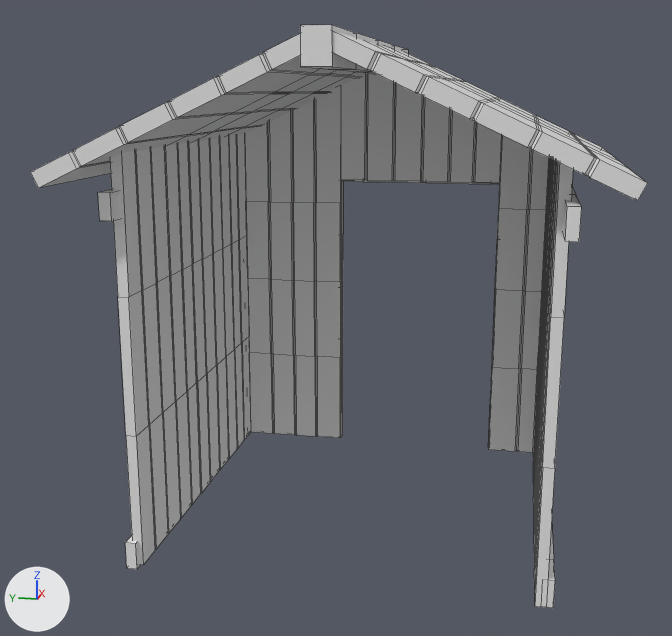
The FBX model Mickey Mouse Garden/Assets/Art/Objects/Shed.fbx: old version first, new version second.
Before and after are seen from a 50 mm camera at (-8.48, -1.42, 4.01) aimed at (-0.03, 0.27, 1.89). Arrows for +X, +Y and +Z are at lower left; the lights stay in place. Mesh edges are drawn as thin lines. Materials are left out; every surface is plain grey.

Names of what the first picture shows: 'Shed'.
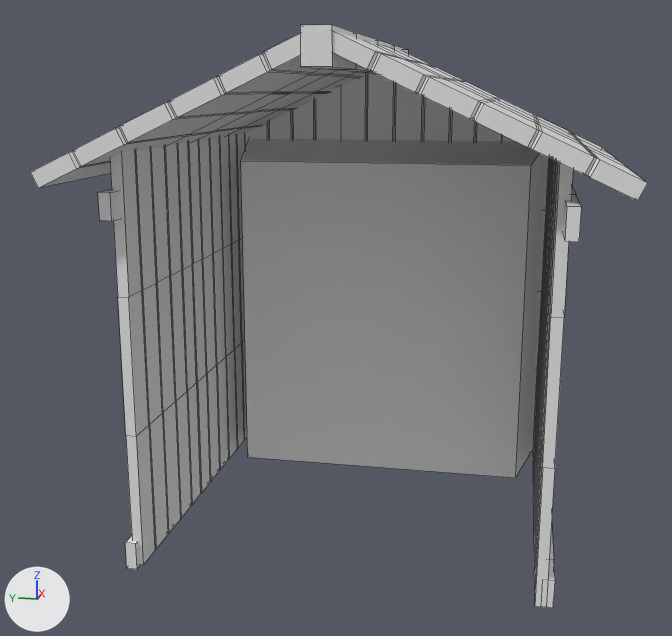
Boxes (x1, y1, x2, y2) around the edits, measured in the pictures (672 x 636 px):
part 1 of me_cube_236, added: after (241, 138, 547, 478)

The change, as a list of edits to the scene's bpy script:
```text
Change me_cube_236:
    where me_cube_236.from_pydata(...)  # 1318 vertices, 1096 faces; spans x -2.01..2.21, y -2.22..2.22, z -0.02..4.43
    used by ob_shed; location = (0.0, 0.0, 0.0)
    verts and faces of me_cube_236; kept vertices keep their numbers, new ones are numbered from 1318
    me_cube_236 part 1
    add verts[1318] = (0.83, 1.44, 0.04)  # pixel (247, 457)
    add verts[1319] = (1.77, 1.62, -0.01)
    add verts[1320] = (0.83, -1.48, 0.04)  # pixel (515, 477)
    add verts[1321] = (1.77, -1.65, -0.01)
    add verts[1322] = (0.83, 1.44, 3.29)  # pixel (240, 160)
    add verts[1323] = (1.77, 1.62, 3.49)
    add verts[1324] = (0.83, -1.48, 3.29)  # pixel (531, 165)
    add verts[1325] = (1.77, -1.65, 3.49)
    add faces += [(1320, 1324, 1325, 1321), (1318, 1319, 1323, 1322), (1318, 1322, 1324, 1320), (1322, 1323, 1325, 1324), (1318, 1320, 1321, 1319)]
```
